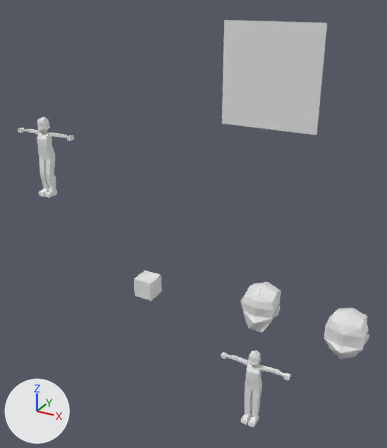
What one commit did to the Blender file template_psx_charter.blend.
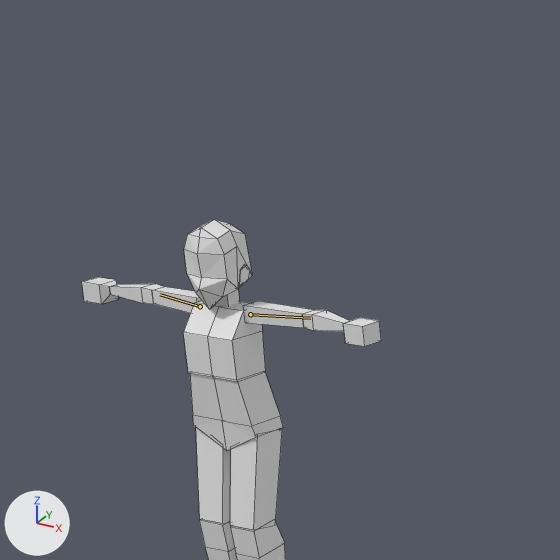
Each version is shown whole from a camera (50 mm lens) standing at (9.78, -9.91, 4.95) and looking at (4.08, 0.46, -0.24), then close up on the part from 1% to 28% of the width and 17% to 40% of the height. Arrows for +X, +Y and +Z are at lower left; the lights stay in place. Both versions are drawn at frame 60 of the action 'idle'; the numbers are the values there. The bones that change are drawn over the model as lines in the close-ups. The close-ups show mesh edges as thin lines.
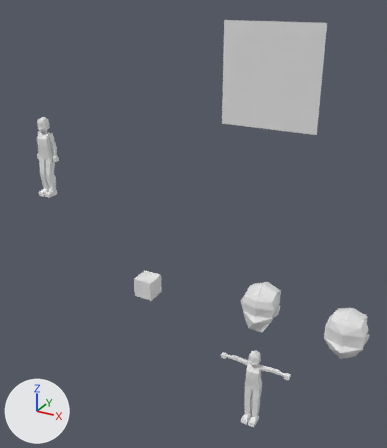
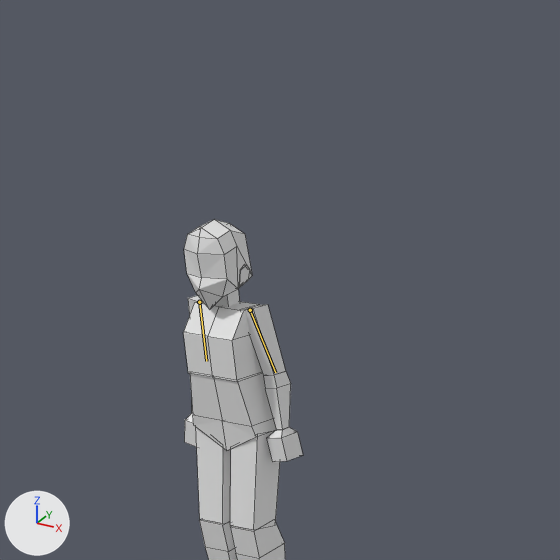
Pixel boxes [x1, y1, x2, y2] of what changed, in the close-ups (560 x 560 px):
'Cube.010', posed (37% narrower, 157% taller)
    before: [243, 301, 313, 328]
    after: [242, 304, 286, 375]
'Cube.011', posed (40% narrower, 173% taller)
    before: [303, 310, 349, 331]
    after: [264, 371, 291, 430]
'Cube.012', posed (24% taller)
    before: [343, 318, 381, 346]
    after: [267, 427, 303, 462]
'Cube.015', posed
    before: [82, 277, 119, 304]
    after: [184, 413, 197, 447]
'Cube.013', posed
    before: [152, 287, 202, 313]
    after: [188, 295, 203, 316]
'Cube.014', posed (not visible afterwards)
    before: [109, 284, 164, 304]
bone 'upper_arm.L', root to tip
    before: (250, 314) to (310, 318)
    after: (250, 310) to (275, 372)
bone 'upper_arm.R', root to tip
    before: (200, 306) to (160, 294)
    after: (199, 302) to (206, 361)

The change in detail:
Bone 'upper_arm.L' (bone_upper_arm_l) moves from (0.0, 0.0, 0.0) to (-0.021, 0.0, 0.0).
Bone 'upper_arm.L' (bone_upper_arm_l) turns from (0, 0, 0) to (-9, 11, -80) degrees about its own x, y and z.
Bone 'upper_arm.R' (bone_upper_arm_r) moves from (0.0, 0.0, 0.0) to (0.021, 0.0, 0.0).
Bone 'upper_arm.R' (bone_upper_arm_r) turns from (0, 0, 0) to (-9, -11, 80) degrees about its own x, y and z.
